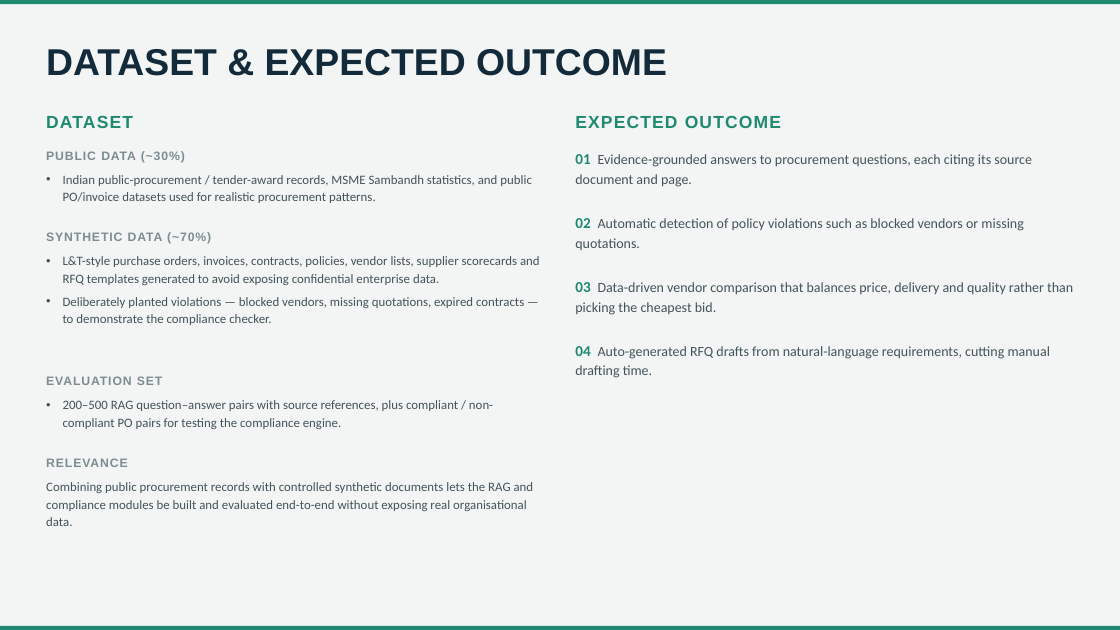
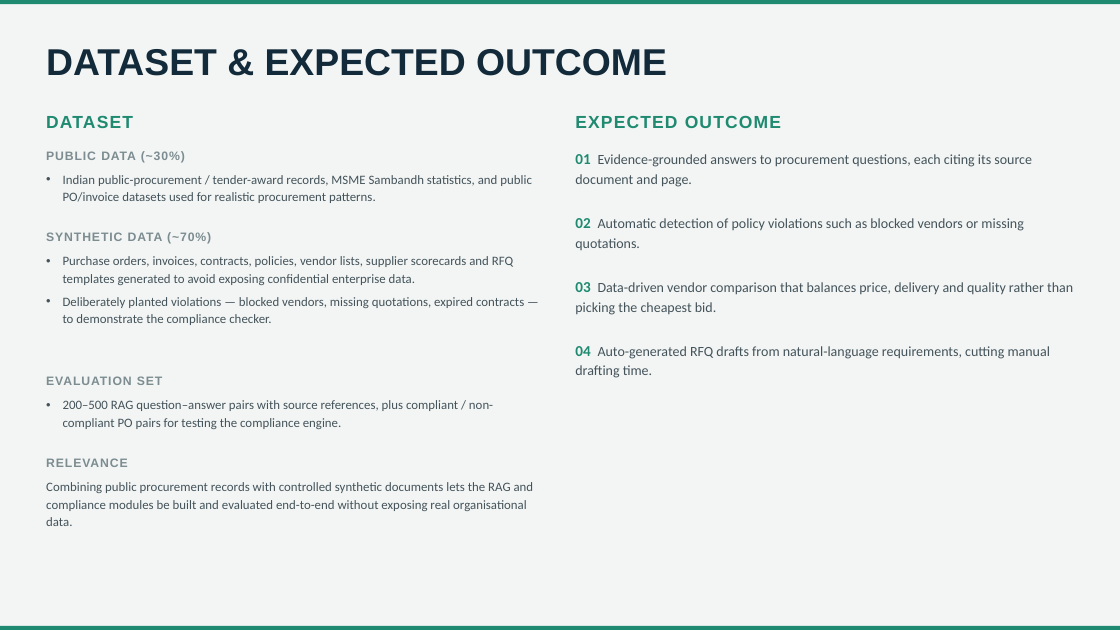
Before and after one commit to khavinc2025mtechds-hue/ProcureBot, a slide deck: slide 3 of T9972_REC_Khavin_C.pptx. Drawn at 1120x630 pixels with LibreOffice and Linux fonts; fonts in the diff are those of the drawing. Boxes give left, top, right and bottom in pixels: in the first picture for what was removed or moved away, otherwise in the second. Text is boxed around its words. In the diff, an @@ line names an element or a change of style, - is before the commit and + after.

```diff
--- a/T9972_REC_Khavin_C.pptx
+++ b/T9972_REC_Khavin_C.pptx
@@ text at [63, 256, 513, 285]: text changed @@
-• L&T-style purchase orders, invoices, contracts, policies, vendor lists, supplier scorecards and RFQ templates generated to avoid exposing confidential enterprise data.
+• Purchase orders, invoices, contracts, policies, vendor lists, supplier scorecards and RFQ templates generated to avoid exposing confidential enterprise data.
```
